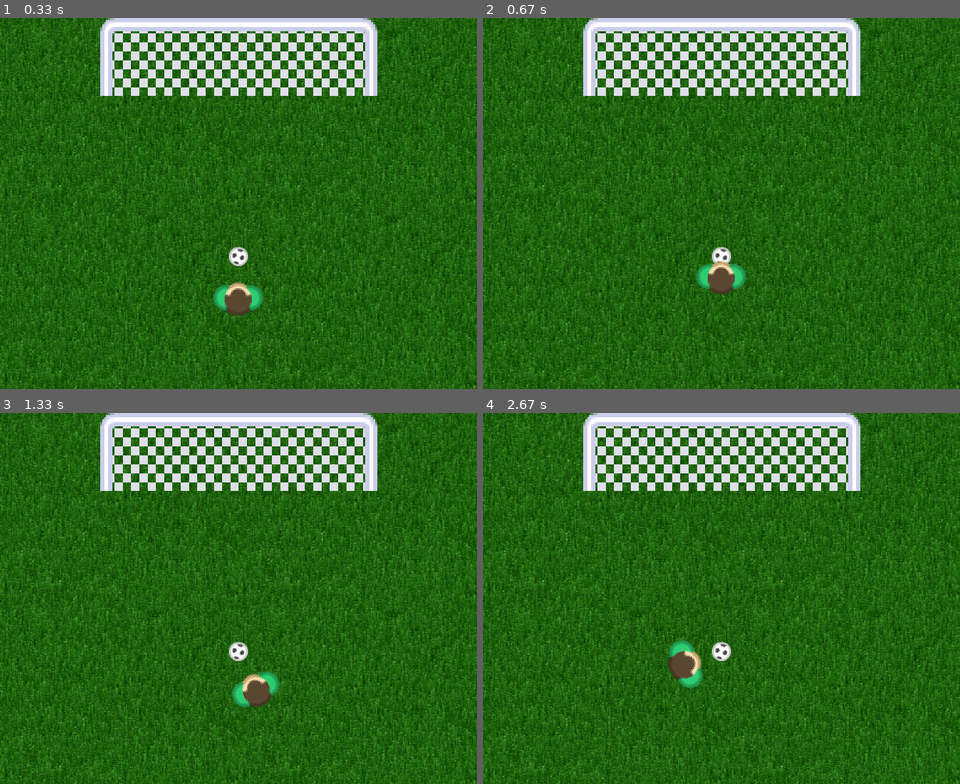
Above: before the commit, frames 1-4 (two rows, left to right).
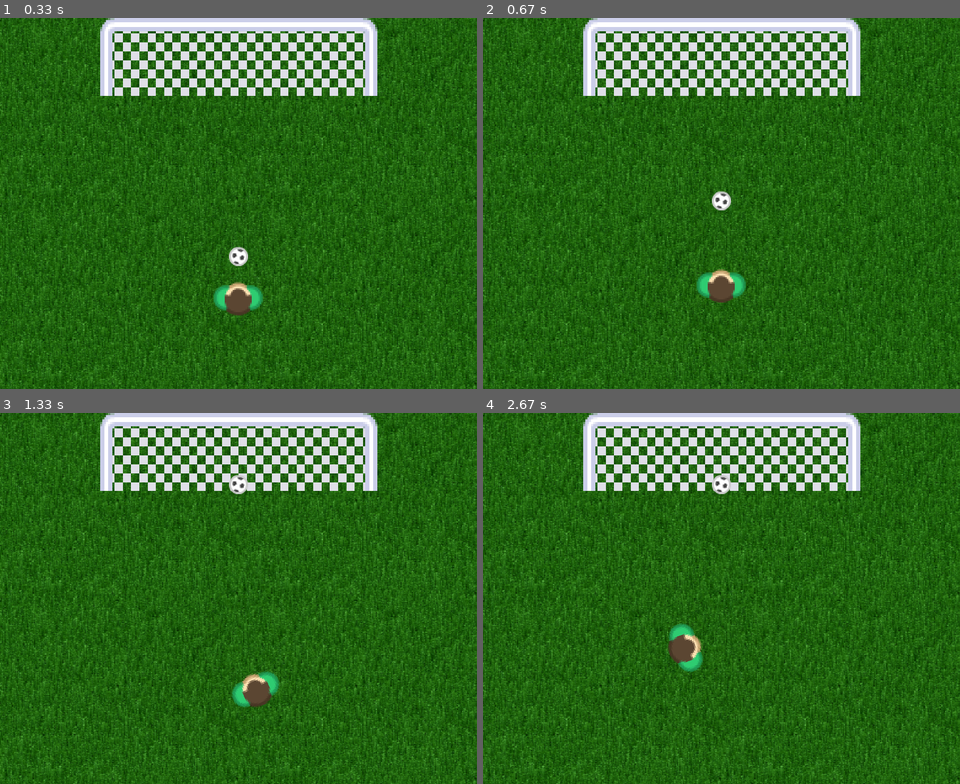
Above: after the commit, the same moments.

Repository: mdziegielewski/pygame_project
Game: pygame game, started from game_structure.py
Same seed, same stepped clock (60 frames per second), same inputs: the game is played once before the commit and once after it.
Inputs:
- Up to frame 1 (0.33 s): no input
- Up to frame 2 (0.67 s): tap Space at 0.33 s
- Up to frame 3 (1.33 s): hold Right from 1.17 s (still down); tap Space at 1.23 s
- Up to frame 4 (2.67 s): tap Space at 1.53, 1.73, 2.03, 2.3, 2.6 s; release Right at 1.63 s; hold Left 1.67-2.2 s; hold Left 2.23-2.63 s

Frame 1 is identical in both runs. In frame 2, 1.0% of the frame differs, in the area x 44-56%, y 46-77%; in frame 3, 0.3%; in frame 4, 1.3%, in the area x 38-52%, y 16-75%.

Commit message:
Shooting the ball

Diff:
--- a/game_structure.py
+++ b/game_structure.py
@@ -29,21 +29,31 @@
     return newX, newY, absRot + deltaTheta
 
 
-def update_method():
+def update_method(showFoot = False):
     global screen, grassImage, goalLeft, goalMid, goalRight,\
         ball, player, goalStart, ballX, ballY, playerX, playerY
 
     screen.blit(grassImage, (0, 0))
 
-    screen.blit(goalLeft, (goalStart, 0))
-
-    screen.blit(goalMid, (goalStart + goalLeft.get_rect().width, 0))
-
-    screen.blit(goalRight, (goalStart + goalLeft.get_rect().width + goalMid.get_rect().width, 0))
-
-    screen.blit(ball, (ballX - ball.get_rect().width / 2, ballY - ball.get_rect().height/2))
-
-    screen.blit(player, (playerX - player.get_rect().width / 2, playerY - player.get_rect().height/2))
+    screen.blit(goalLeft, (goalStart,
+                           0))
+
+    screen.blit(goalMid, (goalStart + goalLeft.get_rect().width,
+                          0))
+
+    screen.blit(goalRight, (goalStart + goalLeft.get_rect().width + goalMid.get_rect().width,
+                            0))
+
+    if showFoot:
+        global foot, footX, footY
+        screen.blit(foot, (footX - foot.get_rect().width/2,
+                            footY - foot.get_rect().height/2))
+
+    screen.blit(ball, (ballX - ball.get_rect().width / 2,
+                       ballY - ball.get_rect().height/2))
+
+    screen.blit(player, (playerX - player.get_rect().width / 2,
+                         playerY - player.get_rect().height/2))
 
 
 
@@ -76,7 +86,7 @@
 currentRotation = 0
 playerStart = player
 
-# screen.blit(player, (0, 0))
+
 
 
 
@@ -88,7 +98,7 @@
                                footHeight * rescale))
 foot = pygame.transform.rotate(foot, 90)
 footStart = foot
-# screen.blit(foot, (0, 0))
+
 
 
 
@@ -98,7 +108,6 @@
 ball = pygame.transform.scale(ball,
                               (ballWidth * rescaleBall,
                                ballHeight * rescaleBall))
-# screen.blit(ball, (0, 0))
 
 
 goalLeft = pygame.image.load("images/goalLeft.png").convert_alpha()
@@ -110,7 +119,8 @@
                        goalLeftWidth/2-12,
                        goalLeftHeight/2-12,
                        goalLeft)
-# screen.blit(goalLeft, (0, 0))
+
+goalHeight = goalLeft.get_rect().height
 
 
 
@@ -124,7 +134,7 @@
                       0,
                       goalMidHeight/2-12,
                       goalMid)
-# screen.blit(goalMid, (137, 0))
+
 
 
 goalRight = pygame.image.load("images/goalRight.png").convert_alpha()
@@ -136,8 +146,6 @@
                         0,
                         goalRightHeight/2-12,
                         goalRight)
-# screen.blit(goalRight, (387, 0))
-
 
 
 
@@ -200,14 +208,36 @@
     elif pressedKeys[pygame.K_SPACE] == True:
         xMove = (playerX - ballX) / 10
         yMove = (playerY - ballY) / 10
+        normMove = 1 / math.sqrt(xMove**2 + yMove**2)
         distanceToShoulder = 20
         shoulderAngle = currentRotation*math.pi/180
-        for i in range(5):
+        for i in range(3):
             playerX -= xMove
             playerY -= yMove
             update_method()
             pygame.display.flip()
             frame.tick(30)
+        footX = (playerX +
+                 distanceToShoulder * math.cos(shoulderAngle) -
+                 20 * xMove * normMove)
+        footY = (playerY -
+                 distanceToShoulder * math.sin(shoulderAngle) -
+                 20 * yMove * normMove)
+        foot = pygame.transform.rotate(footStart, currentRotation)
+        update_method(True)
+        pygame.display.flip()
+
+        ballXDirection = xMove*normMove
+        ballYDirection = yMove*normMove
+
+        speed = 15
+        while ballY >= goalHeight:
+            ballX -= speed * ballXDirection
+            ballY -= speed * ballYDirection
+            update_method()
+            pygame.display.flip()
+            frame.tick(30)
+
 
     update_method()
     pygame.display.flip()   #screen/frame update
